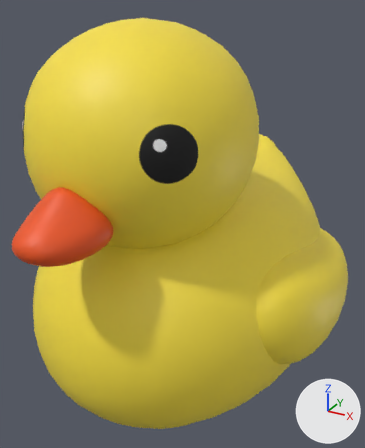
The glTF model .assets/duck_rigged.glb as it was, and as the next commit left it.
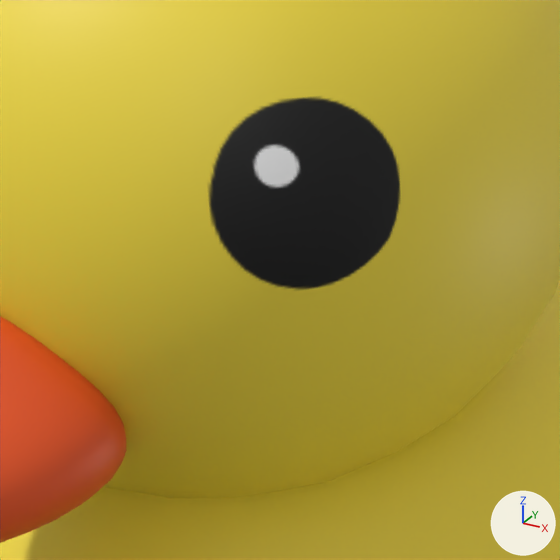
The first picture shows the older version from a camera (50 mm lens) standing at (0.204, -0.382, 0.301) and looking at (0.0, -0.01, 0.115). The close-ups show both versions on the part from 20% to 68% of the width and 21% to 60% of the height of that picture; other places that the commit changed are outside them. Lighting does not change. The marker at lower right points along +X, +Y and +Z. Vertices at the same position are counted once.

Before the edit, the objects in view are built like this:
```python
me_cube_005 = bpy.data.meshes.new('Cube.005')
me_cube_005.from_pydata(...)  # 1999 vertices, 3888 faces; spans x -0.146..0.146, y -0.2..0.19, z -0.045..0.291
me_cube_005.materials.append(mat_material)  # picture img_duck_albedo
ob_duck = bpy.data.objects.new('Duck', me_cube_005)
ob_duck.location = (0.0, 0.0, 0.0)
```
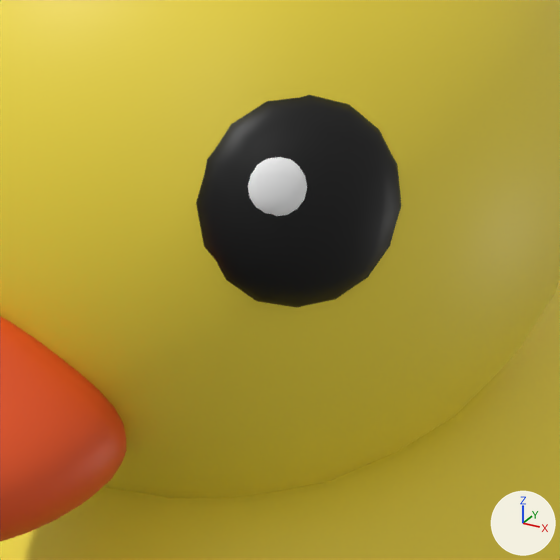
Pixel boxes (x1, y1, x2, y2) of what changed, in the close-ups (560 x 560 px):
part 1 of me_cube_005, added (black): after (196, 95, 401, 308)
part 2 of me_cube_005, added: after (248, 157, 307, 216)
part 3 of me_cube_005, recoloured: (0, 92, 405, 546) in both

What changed in the scene script:
```text
Add mat_defaultmaterial:
    mat_defaultmaterial = bpy.data.materials.new('DefaultMaterial')
    mat_defaultmaterial.use_nodes = True; mat_defaultmaterial.node_tree.nodes.clear()
    _N = mat_defaultmaterial.node_tree.nodes; _L = mat_defaultmaterial.node_tree.links
    n0 = _N.new('ShaderNodeOutputMaterial'); n0.name = 'Material Output'
    n1 = _N.new('ShaderNodeBsdfPrincipled'); n1.name = 'Principled BSDF'
    n2 = _N.new('ShaderNodeVertexColor'); n2.name = 'Color Attribute'
    _L.new(n1.outputs[0], n0.inputs[0])  # 'BSDF' to 'Surface'
    _L.new(n2.outputs[0], n1.inputs[0])  # 'Color' to 'Base Color'
Change me_cube_005:
    used by ob_duck; location = (0.0, 0.0, 0.0)
    remove me_cube_005.from_pydata(...)  # 1999 vertices, 3888 faces; spans x -0.146..0.146, y -0.2..0.19, z -0.045..0.291
    add me_cube_005.from_pydata(...)  # 2158 vertices, 4092 faces; spans x -0.146..0.146, y -0.2..0.19, z -0.045..0.291
    me_cube_005 part 1: a new loose piece of 73 vertices spanning x 0.042..0.07, y -0.147..-0.114, z 0.196..0.237, in mat_defaultmaterial
    me_cube_005 part 2: a new loose piece of 57 vertices spanning x 0.052..0.06, y -0.143..-0.135, z 0.216..0.228, in mat_defaultmaterial
    me_cube_005 part 3: 3433 faces spanning x -0.146..0.146, y -0.2..0.19, z -0.045..0.291 switch from mat_material (picture img_duck_albedo) to mat_defaultmaterial
```
